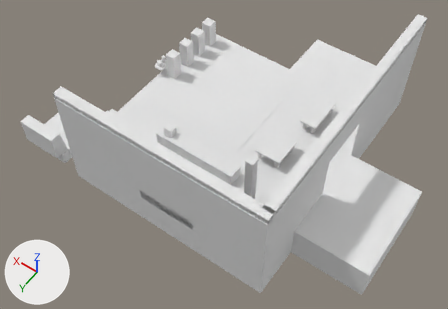
The Blender file raw_assets/3D/honest_jam.blend as it was, and as the next commit left it.
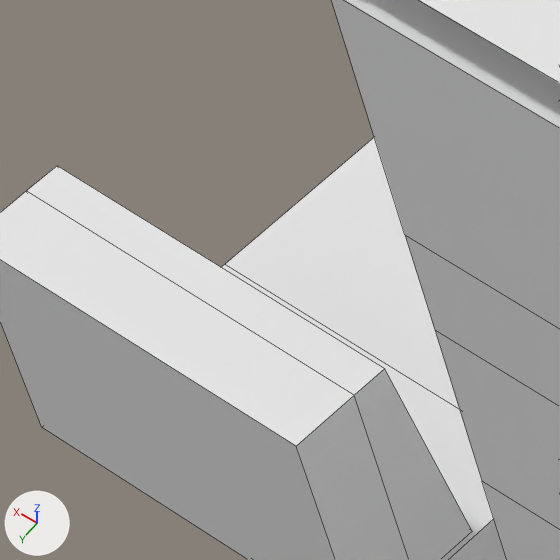
The first picture shows the older version from a 50 mm lens placed at (-15.6, 29.4, 64.2), pointed at (14.1, -12.2, -1.2). The close-ups show both versions on the part from 5% to 17% of the width and 32% to 49% of the height of that picture; other places that the commit changed are outside them. The lights are fixed; the arrows at lower left show +X, +Y and +Z. The close-ups show mesh edges as thin lines.

Objects in the first close-up: 'Basement', 'Walls', 'WineRack'.
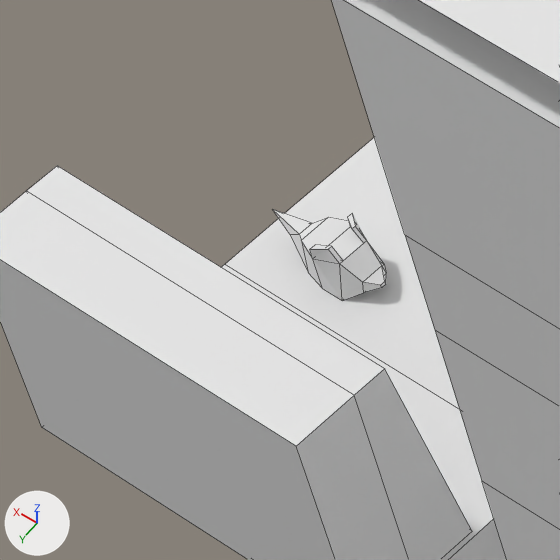
What differs and where, as boxes [x1, y1, x2, y2] in the close-ups (560 x 560 px):
'Mouse', added
    after: [273, 210, 386, 301]

What changed in the scene script:
```text
Add me_cube_004:
    me_cube_004.from_pydata(...)  # 37 vertices, 35 faces; spans x -0.8..1.2, y -0.39..0.39, z 0.0..0.8
    me_cube_004.materials.append(mat_palette)  # its picture is missing
Add ob_mouse:
    ob_mouse = bpy.data.objects.new('Mouse', me_cube_004)
    ob_mouse.location = (37.62, -3.84, -3.0)
```
